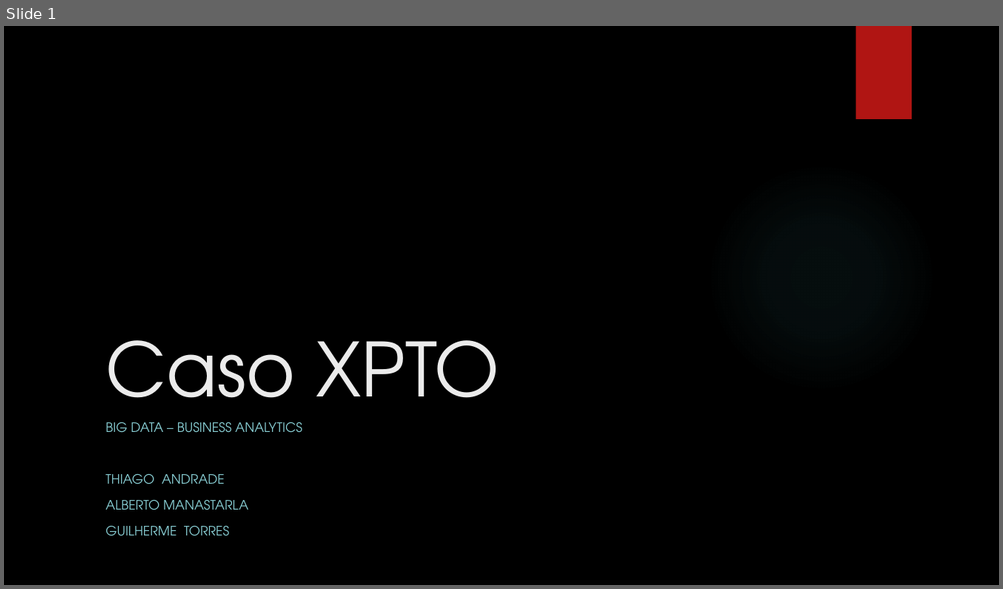
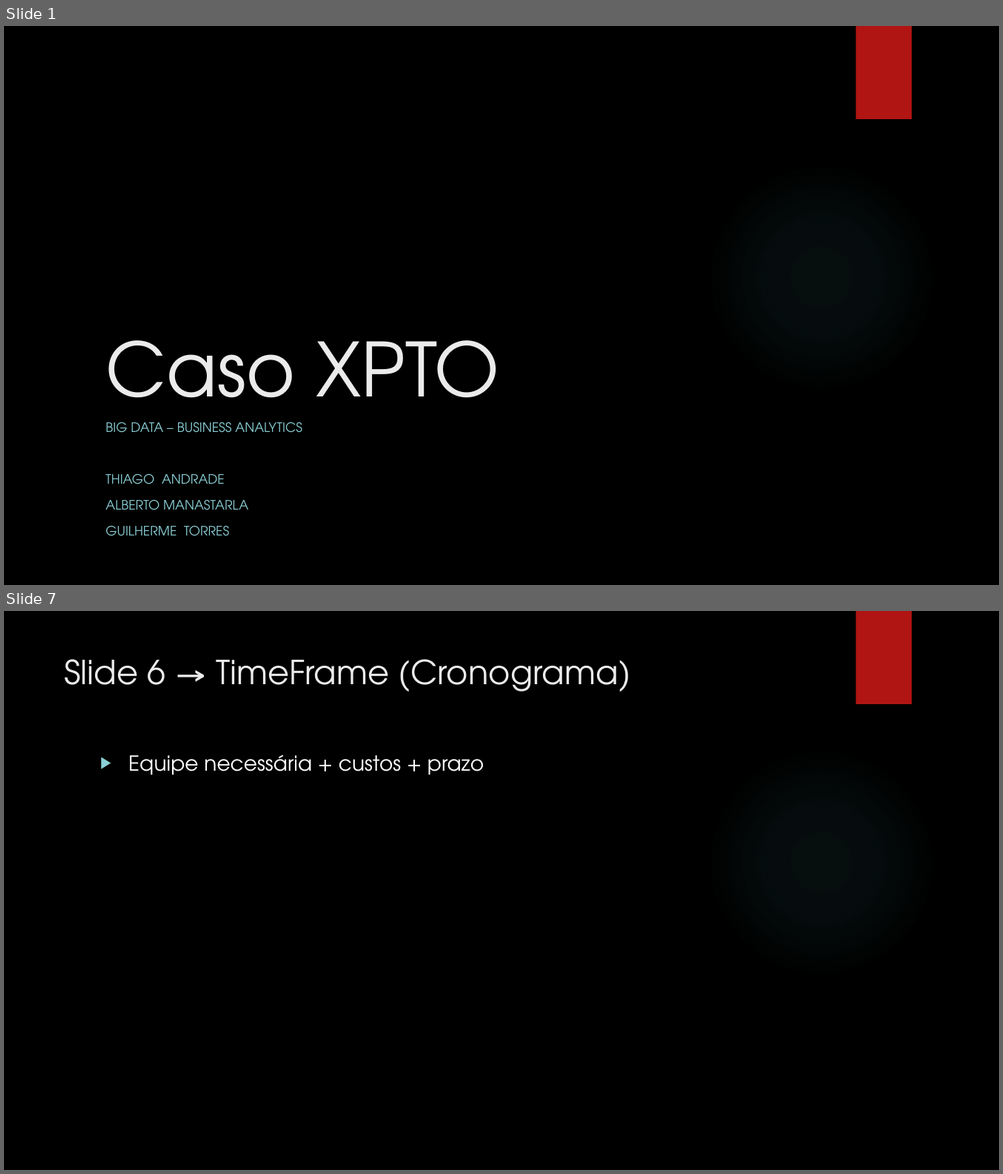
Before and after one commit to FIAP-14BDT/Business_Analytics_Tabs, a slide deck: 14BDT_Business_Analytics.pptx. Shown one above the other, each under a label of ours: slide 1 before the commit, slides 1 and 7 after it; the slides between them are not shown. The pictures are 1003x589 and 1003x1174 pixels, drawn with LibreOffice and Linux fonts; fonts in the diff are those of the drawing; background and template pictures are left out. Boxes give left, top, right and bottom in pixels: in the first picture for what was removed or moved away, otherwise in the second. Text is boxed around its words. In the diff, an @@ line names an element or a change of style, - is before the commit and + after.

```diff
--- a/14BDT_Business_Analytics.pptx
+++ b/14BDT_Business_Analytics.pptx
@@ slide 7 added at <box>4,611,999,1170</box>, background picture (left out); not listed: 2 template elements that a slide beside it also shows @@
@@ title added at <box>64,659,631,692</box>, 32 pt, text #EBEBEB @@
+Slide 6 → TimeFrame (Cronograma)
@@ text added at <box>128,755,484,775</box>, 20 pt, text #FFFFFF @@
+▶ Equipe necessária + custos + prazo
```
Also in this commit, not shown: 6 other slides added, 3 slides removed.
